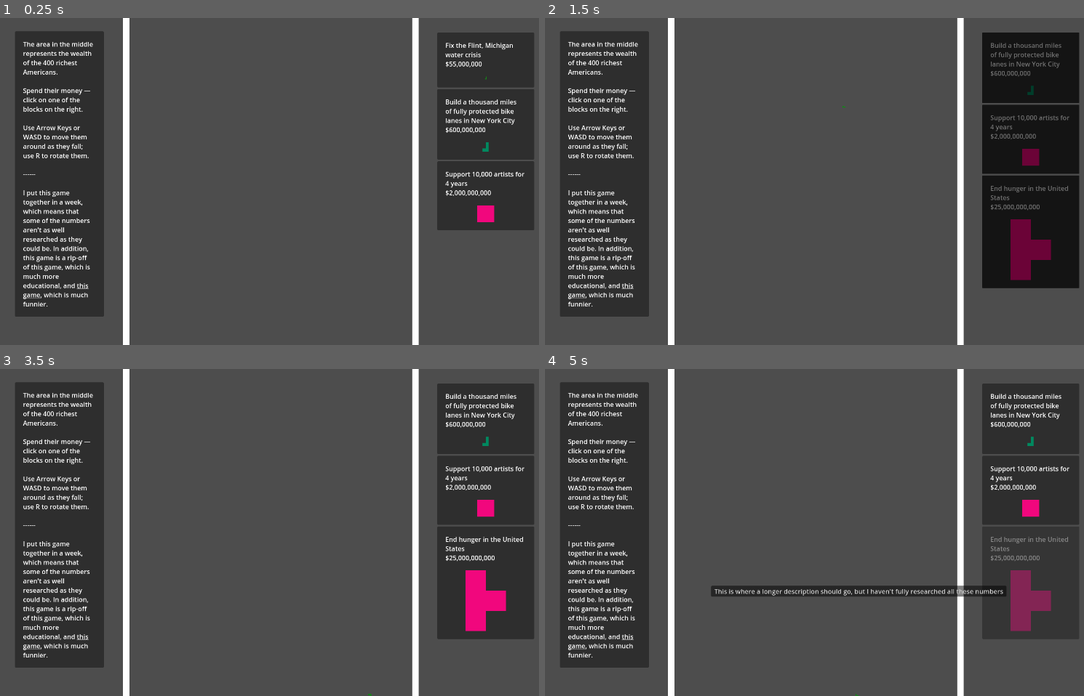
Above: before the commit, frames 1-4 (two rows, left to right).
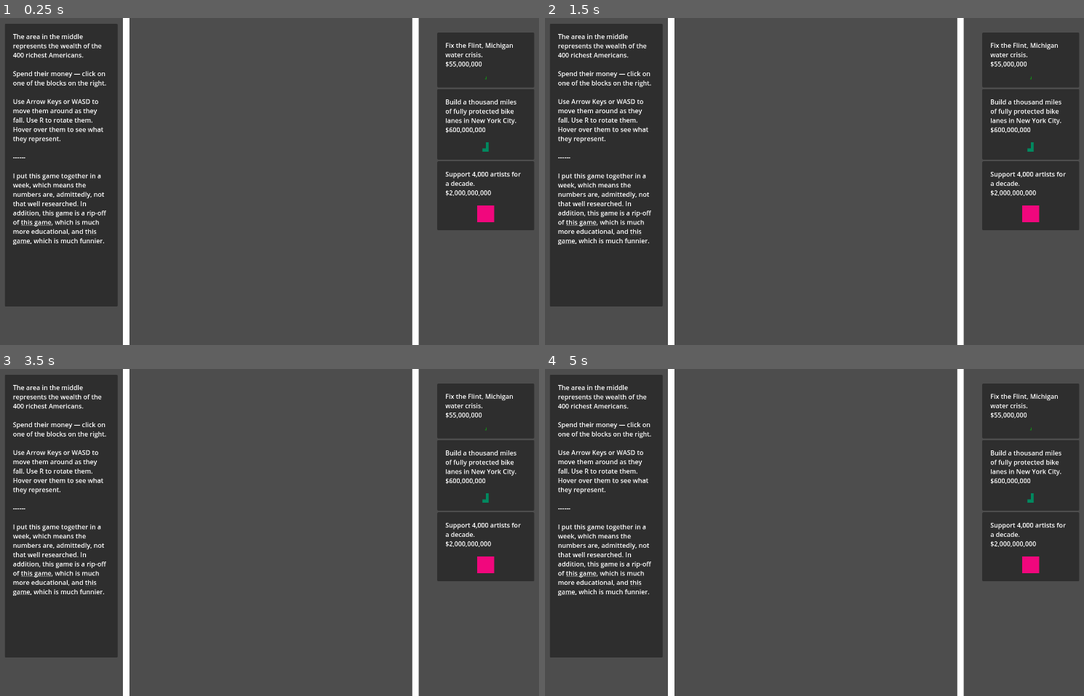
Above: after the commit, the same moments.

Repository: kksgandhi/other-peoples-money
Game: Godot game, scene res://scenes/game.tscn
Same seed, same stepped clock (60 frames per second), same inputs: the game is played once before the commit and once after it.
Inputs (mouse positions are in pixels of both pictures, inside the frame that each line leads up to):
- Up to frame 1 (0.25 s): no input
- Up to frame 2 (1.5 s): click (1030, 60) at 0.52 s; tap Enter at 1.25 s; move the mouse to (965, 165) at 1.27 s; hold Right (right) from 1.28 s (still down); tap S (rotate) at 1.35 s; click (965, 165) at 1.42 s
- Up to frame 3 (3.5 s): tap Space at 2 s; move the mouse to (172, 548) at 2.02 s; release Right (right) at 2.03 s; hold Left (left) 2.03-2.78 s; tap S (rotate) at 2.1, 2.85 s; tap Enter at 2.75 s; move the mouse to (350, 460) at 2.77 s; hold Right (right) from 2.78 s (still down)
- Up to frame 4 (5 s): move the mouse to (809, 597) at 3.52 s; tap S (rotate) at 3.6, 4.35 s; click (809, 597) at 3.67 s; tap Space at 4.25 s; move the mouse to (1008, 581) at 4.27 s; release Right (right) at 4.28 s; hold Left (left) from 4.28 s (still down)

The runs differ from the first frame. In frame 1, 8.4% of the frame differs, in the area x 0-98%, y 1-92%; in frame 2, 22%, in the area x 0-100%, y 1-92%; in frame 3, 14%; in frame 4, 13%.

Commit message:
text and background

Diff:
--- a/assets/data/cost_information.json
+++ b/assets/data/cost_information.json
@@ -1,257 +1,257 @@
 [
   {
     "cost": 20,
-    "title": "End Homelessness",
-    "more_information": "This is where a longer description should go, but I haven't fully researched all these numbers"
+    "title": "End Homelessness in America",
+    "more_information": ""
   },
   {
     "cost": 21,
-    "title": "Fund habitat for humanity for a decade",
-    "more_information": "This is where a longer description should go, but I haven't fully researched all these numbers"
+    "title": "Fund habitat for humanity for a decade.",
+    "more_information": ""
   },
   {
     "cost": 24,
     "title": "Fund the Dana-Farber Cancer institute for a decade",
-    "more_information": "This is where a longer description should go, but I haven't fully researched all these numbers"
+    "more_information": ""
   },
   {
     "cost": 22.4,
-    "title": "Pay 100,000 teacher salaries for 4 years",
-    "more_information": "This is where a longer description should go, but I haven't fully researched all these numbers"
+    "title": "Pay 40,000 teacher salaries for a decade.",
+    "more_information": ""
   },
   {
     "cost": 2,
-    "title": "Support 10,000 artists for 4 years",
-    "more_information": "This is where a longer description should go, but I haven't fully researched all these numbers"
+    "title": "Support 4,000 artists for a decade.",
+    "more_information": ""
   },
   {
     "cost": 15.8,
-    "title": "Double every Amazon Employee's salary",
-    "more_information": "This is where a longer description should go, but I haven't fully researched all these numbers"
+    "title": "Double every Amazon Employee's salary.",
+    "more_information": ""
   },
   {
     "cost": 0.6,
-    "title": "Build a thousand miles of fully protected bike lanes in New York City",
-    "more_information": "This is where a longer description should go, but I haven't fully researched all these numbers"
-  },
-  {
-    "cost": 15,
-    "title": "Build 1,000 new public libraries",
-    "more_information": "This is where a longer description should go, but I haven't fully researched all these numbers"
+    "title": "Build a thousand miles of fully protected bike lanes in New York City.",
+    "more_information": ""
+  },
+  {
+    "cost": 15,
+    "title": "Build 1,000 new public libraries.",
+    "more_information": ""
   },
   {
     "cost": 0.06,
-    "title": "Reboot Mythbusters",
-    "more_information": "This is where a longer description should go, but I haven't fully researched all these numbers"
+    "title": "Reboot Mythbusters.",
+    "more_information": ""
   },
   {
     "cost": 5.76,
-    "title": "Pay off 100,000 graduate student loans",
-    "more_information": "This is where a longer description should go, but I haven't fully researched all these numbers"
+    "title": "Pay off 100,000 graduate student loans.",
+    "more_information": ""
   },
   {
     "cost": 0.055,
-    "title": "Fix the Flint, Michigan water crisis",
-    "more_information": "This is where a longer description should go, but I haven't fully researched all these numbers"
+    "title": "Fix the Flint, Michigan water crisis.",
+    "more_information": ""
   },
   {
     "cost": 8.5,
-    "title": "Eradicate Malaria",
-    "more_information": "This is where a longer description should go, but I haven't fully researched all these numbers"
+    "title": "Eradicate Malaria.",
+    "more_information": ""
   },
   {
     "cost": 27.9,
-    "title": "Pay for every American's cancer treatments",
-    "more_information": "This is where a longer description should go, but I haven't fully researched all these numbers"
+    "title": "Pay for every American's cancer treatments for a year.",
+    "more_information": ""
   },
   {
     "cost": 200,
-    "title": "Vaccinate every human against coronavirus",
-    "more_information": "This is where a longer description should go, but I haven't fully researched all these numbers"
+    "title": "Vaccinate every human on the planet against coronavirus.",
+    "more_information": ""
   },
   {
     "cost": 0.81,
-    "title": "Pay off the delinquent medical debt for all Americans",
-    "more_information": "This is where a longer description should go, but I haven't fully researched all these numbers"
+    "title": "Pay off the delinquent medical debt for all Americans.",
+    "more_information": ""
   },
   {
     "cost": 170,
-    "title": "Lift every American out of poverty",
-    "more_information": "This is where a longer description should go, but I haven't fully researched all these numbers"
+    "title": "Lift every American out of poverty.",
+    "more_information": ""
   },
   {
     "cost": 240,
-    "title": "Provide clean water and plumbing for every human",
-    "more_information": "This is where a longer description should go, but I haven't fully researched all these numbers"
+    "title": "Provide clean water and plumbing for every human.",
+    "more_information": ""
   },
   {
     "cost": 120,
-    "title": "Pay for parental leave for all Americans, for a decade",
-    "more_information": "This is where a longer description should go, but I haven't fully researched all these numbers"
+    "title": "Pay for parental leave for all Americans, for a decade.",
+    "more_information": ""
   },
   {
     "cost": 108.5,
-    "title": "Build a moon base and run it for a decade",
-    "more_information": "This is where a longer description should go, but I haven't fully researched all these numbers"
+    "title": "Build a moon base and run it for a decade.",
+    "more_information": ""
   },
   {
     "cost": 10.1,
-    "title": "Fund every project proposed by the MBTA, including repairs and projects currently seeking funding.",
-    "more_information": "This is where a longer description should go, but I haven't fully researched all these numbers"
+    "title": "Fund every project proposed by the MBTA, including repairs and long term projects.",
+    "more_information": ""
   },
   {
     "cost": 238,
-    "title": "Reforest the world's degraded forests and agricultural land",
-    "more_information": "This is where a longer description should go, but I haven't fully researched all these numbers"
+    "title": "Reforest the world's degraded forests and agricultural land.",
+    "more_information": ""
   },
   {
     "cost": 2,
-    "title": "Recoup the costs of rebuilding from the last Haitian earthquake",
-    "more_information": "This is where a longer description should go, but I haven't fully researched all these numbers"
+    "title": "Recoup the costs of rebuilding from the last Haitian earthquake.",
+    "more_information": ""
   },
   {
     "cost": 3,
-    "title": "Recoup all of the costs of containing Chernobyl",
-    "more_information": "This is where a longer description should go, but I haven't fully researched all these numbers"
-  },
-  {
-    "cost": 15,
-    "title": "Clean up a future BP gulf oil spill",
-    "more_information": "This is where a longer description should go, but I haven't fully researched all these numbers"
+    "title": "Recoup the costs of containing Chernobyl",
+    "more_information": ""
+  },
+  {
+    "cost": 15,
+    "title": "Recoup the costs of cleaning up the BP gulf oil spill",
+    "more_information": ""
   },
   {
     "cost": 0.25,
-    "title": "Pay the pensions of the firefighters and officers killed on 9/11",
-    "more_information": "This is where a longer description should go, but I haven't fully researched all these numbers"
+    "title": "Pay the pensions of the firefighters and officers killed on 9/11.",
+    "more_information": ""
   },
   {
     "cost": 40,
-    "title": "Protect the world's threatened species for a decade",
-    "more_information": "This is where a longer description should go, but I haven't fully researched all these numbers"
+    "title": "Protect the world's threatened species for a decade.",
+    "more_information": ""
   },
   {
     "cost": 230,
-    "title": "Save the lives of a hundred million children in developing nations",
-    "more_information": "This is where a longer description should go, but I haven't fully researched all these numbers"
+    "title": "Save the lives of a hundred million children in developing nations.",
+    "more_information": ""
   },
   {
     "cost": 35.6,
-    "title": "End HIV in America",
-    "more_information": "This is where a longer description should go, but I haven't fully researched all these numbers"
+    "title": "End HIV in America.",
+    "more_information": ""
   },
   {
     "cost": 96,
     "title": "Double the American Red Cross's budget. Then double it again. And again. And again. And again. And again.",
-    "more_information": "This is where a longer description should go, but I haven't fully researched all these numbers"
+    "more_information": ""
   },
   {
     "cost": 25,
-    "title": "End hunger in the United States",
-    "more_information": "This is where a longer description should go, but I haven't fully researched all these numbers"
+    "title": "End hunger in the United States.",
+    "more_information": ""
   },
   {
     "cost": 70,
     "title": "Build a million miles of high speed internet infrastructure.",
-    "more_information": "This is where a longer description should go, but I haven't fully researched all these numbers"
+    "more_information": ""
   },
   {
     "cost": 105,
-    "title": "Build high speed rail across California",
-    "more_information": "This is where a longer description should go, but I haven't fully researched all these numbers"
+    "title": "Complete every proposed California high speed rail project.",
+    "more_information": ""
   },
   {
     "cost": 100,
-    "title": "Provide a decade of student debt relief to Americans",
-    "more_information": "This refers specifically to Biden's proposed plan. Most estimates put that plan at 300 billion over 30 years, so 100 billion over 10 years is a ham-fisted estimate. One thing to note is that most of the costs would be up-front, so really this should say 'Fulfill a third of Biden's student debt relief plan', but that doesn't really roll off the tongue as well."
+    "title": "Provide a decade of student debt relief to Americans (1/3rd of the Biden administration's 30 year plan).",
+    "more_information": ""
   },
   {
     "cost": 155.7,
-    "title": "Fund the research and testing of a hundred new drugs",
-    "more_information": "This is where a longer description should go, but I haven't fully researched all these numbers"
+    "title": "Fund the research and testing of a hundred new drugs.",
+    "more_information": ""
   },
   {
     "cost": 10,
-    "title": "Recoup the costs of the James Webb Space Telescope",
-    "more_information": "This is where a longer description should go, but I haven't fully researched all these numbers"
+    "title": "Recoup the costs of the James Webb Space Telescope.",
+    "more_information": ""
   },
   {
     "cost": 31,
-    "title": "Support the international space station for a decade",
-    "more_information": "This is where a longer description should go, but I haven't fully researched all these numbers"
+    "title": "Support the international space station for a decade.",
+    "more_information": ""
   },
   {
     "cost": 12.5,
-    "title": "Fix the Texas power grid",
-    "more_information": "This is where a longer description should go, but I haven't fully researched all these numbers"
+    "title": "Winterize the Texas power grid.",
+    "more_information": ""
   },
   {
     "cost": 64,
-    "title": "Clean up a thousand superfund hazardous waste sites",
-    "more_information": "This is where a longer description should go, but I haven't fully researched all these numbers"
+    "title": "Clean up a thousand superfund hazardous waste sites.",
+    "more_information": ""
   },
   {
     "cost": 1,
-    "title": "Recoup the costs of training and testing GPT4 ",
-    "more_information": "This is where a longer description should go, but I haven't fully researched all these numbers"
+    "title": "Recoup the costs of training and testing GPT4.",
+    "more_information": ""
   },
   {
     "cost": 10,
-    "title": "Buy a thousand top of the line quantum computers",
-    "more_information": "This is where a longer description should go, but I haven't fully researched all these numbers"
+    "title": "Buy a thousand top of the line quantum computers.",
+    "more_information": ""
   },
   {
     "cost": 25,
-    "title": "Film a thousand documentaries on the order of 'Planet Earth'",
-    "more_information": "This is where a longer description should go, but I haven't fully researched all these numbers"
+    "title": "Film a thousand documentaries on the order of 'Planet Earth'.",
+    "more_information": ""
   },
   {
     "cost": 23,
-    "title": "Fund the New York Times for a decade",
-    "more_information": "This is where a longer description should go, but I haven't fully researched all these numbers"
+    "title": "Fund the New York Times for a decade.",
+    "more_information": ""
   },
   {
     "cost": 231.4,
-    "title": "Do a year's worth of roadway repairs for all of the roads in America",
-    "more_information": "In order to keep existing roads in “acceptable repair” and fix the poor ones over a six-year period, it’s estimated that the country would need $231.4 billion per year."
+    "title": "Do a year's worth of roadway repairs for all of the roads in America (1/6th of Transportation for America's 6 year plan).",
+    "more_information": ""
   },
   {
     "cost": 10,
-    "title": "Pay the tuition of every Harvard student for a century",
+    "title": "Pay the tuition of every Harvard student for a century.",
     "more_information": "This is after other forms of aid."
   },
   {
     "cost": 280.844,
-    "title": "Pay for every Pell Grant, for a decade",
-    "more_information": "This is where a longer description should go, but I haven't fully researched all these numbers"
-  },
-  {
-    "cost": 15,
-    "title": "Provide seed funding to a thousand tech startups",
-    "more_information": "This is where a longer description should go, but I haven't fully researched all these numbers"
+    "title": "Pay for every Pell Grant, for a decade.",
+    "more_information": ""
+  },
+  {
+    "cost": 15,
+    "title": "Provide seed funding to a thousand tech startups.",
+    "more_information": ""
   },
   {
     "cost": 52.16,
-    "title": "Double the budget of Doctors Without Borders. Then double it again. And again. And again. And again. And again.",
-    "more_information": "This is where a longer description should go, but I haven't fully researched all these numbers"
+    "title": "Double the budget of Doctors Without Borders for a year. Then double it again. And again. And again. And again. And again.",
+    "more_information": ""
   },
   {
     "cost": 20,
-    "title": "Recoup the costs of cleaning up the Fukishima disaster",
-    "more_information": "This is where a longer description should go, but I haven't fully researched all these numbers"
-  },
-  {
-    "cost": 15,
-    "title": "Build ten desalination plants and run them for a decade",
-    "more_information": "This is where a longer description should go, but I haven't fully researched all these numbers"
+    "title": "Recoup the costs of cleaning up the Fukishima disaster.",
+    "more_information": ""
+  },
+  {
+    "cost": 15,
+    "title": "Build ten desalination plants and run them for a decade.",
+    "more_information": ""
   },
   {
     "cost": 195,
-    "title": "Pay off all medical debt in America",
-    "more_information": "This is where a longer description should go, but I haven't fully researched all these numbers"
+    "title": "Pay off all medical debt in America.",
+    "more_information": ""
   },
   {
     "cost": 128,
-    "title": "Pay the tuitions of all medical school students, for a decade",
-    "more_information": "This is where a longer description should go, but I haven't fully researched all these numbers"
+    "title": "Pay the tuitions of all medical school students for a decade.",
+    "more_information": ""
   }
 ]
--- a/project.godot
+++ b/project.godot
@@ -23,6 +23,10 @@
 
 window/size/viewport_width=1440
 window/size/viewport_height=810
+
+[gui]
+
+timers/tooltip_delay_sec=0.0
 
 [input]
 
--- a/scenes/game.gd
+++ b/scenes/game.gd
@@ -122,7 +122,7 @@
 @onready var remaining_wealth = Globals.top_400_wealth
 @onready var original_leftsidebar_end_text = %LeftSideBarEndText.text
 func handle_leftsidebar_end_message():
-  %LeftSideBarEndText.text = original_leftsidebar_end_text + …(212 unchanged characters)… / 400 / 1700000)) + " lifetimes to earn."
+  %LeftSideBarEndText.text = original_leftsidebar_end_text + …(212 unchanged characters)… / 400 / 1700000)) + " lifetimes to earn.\n----------\nBefore you go, I just want to be clear: The idea that we could simply take money from billionaires and throw it at our problems is silly for a variety of reasons and certainly not the point of this game. I didn't mean to make a singular point, I just hope that I got you thinking. Thanks for playing."
 
 func handle_debug():
   %LeftSideBarEndText.visible = true
--- a/scenes/game.tscn
+++ b/scenes/game.tscn
@@ -1,9 +1,10 @@
-[gd_scene load_steps=8 format=3 uid="uid://ca8bu6oaovpaw"]
+[gd_scene load_steps=9 format=3 uid="uid://ca8bu6oaovpaw"]
 
 [ext_resource type="Script" path="res://scenes/game.gd" id="1_3vnwj"]
 [ext_resource type="Texture2D" uid="uid://7htmx1ae8i1d" path="res://assets/images/1x1_white.png" id="1_5gkvc"]
 [ext_resource type="PackedScene" uid="uid://c7ehiibfu2wfs" path="res://scenes/walls/wall.tscn" id="3_r4ug3"]
 [ext_resource type="PackedScene" uid="uid://dcwfbqpcamdy7" path="res://scenes/walls/top.tscn" id="4_ut730"]
+[ext_resource type="Texture2D" uid="uid://dkrf3loockfsj" path="res://assets/images/noise.png" id="5_gbuh6"]
 
 [sub_resource type="Animation" id="Animation_mhut5"]
 length = 0.001
@@ -142,10 +143,10 @@
 
 [node name="LeftSideBar" type="PanelContainer" parent="CameraStuff/MainCamera"]
 unique_name_in_owner = true
-offset_left = -683.0
-offset_top = -372.0
-offset_right = -463.0
-offset_bottom = 82.0
+offset_left = -708.0
+offset_top = -391.0
+offset_right = -429.0
+offset_bottom = 310.0
 
 [node name="MarginContainer" type="MarginContainer" parent="CameraStuff/MainCamera/LeftSideBar"]
 layout_mode = 2
@@ -163,11 +164,11 @@
 
 Spend their money — click on one of the blocks on the right.
 
-Use Arrow Keys or WASD to move them around as they fall; use R to rotate them.
+Use Arrow Keys or WASD to move them around as they fall. Use R to rotate them. Hover over them to see what they represent.
 
 ------
 
-I put this game together in a week, which means that some of the numbers aren't as well researched as they could be. In addition, this game is a rip-off of …(193 unchanged characters)…
+I put this game together in a week, which means the numbers are, admittedly, not that well researched. In addition, this game is a rip-off of …(193 unchanged characters)…
 fit_content = true
 
 [node name="LeftSideBarEndText" type="RichTextLabel" parent="CameraStuff/MainCamera/LeftSideBar/MarginContainer"]
@@ -196,4 +197,14 @@
 unique_name_in_owner = true
 position = Vector2(720, 405)
 
+[node name="TextureRect" type="TextureRect" parent="."]
+z_index = -3
+offset_left = -1421.0
+offset_top = -9780.0
+offset_right = 2339.0
+offset_bottom = 1862.0
+texture = ExtResource("5_gbuh6")
+expand_mode = 1
+stretch_mode = 1
+
 [connection signal="meta_clicked" from="CameraStuff/MainCamera/LeftSideBar/MarginContainer/LeftSideBarText" to="." method="_on_left_side_bar_text_meta_clicked"]
